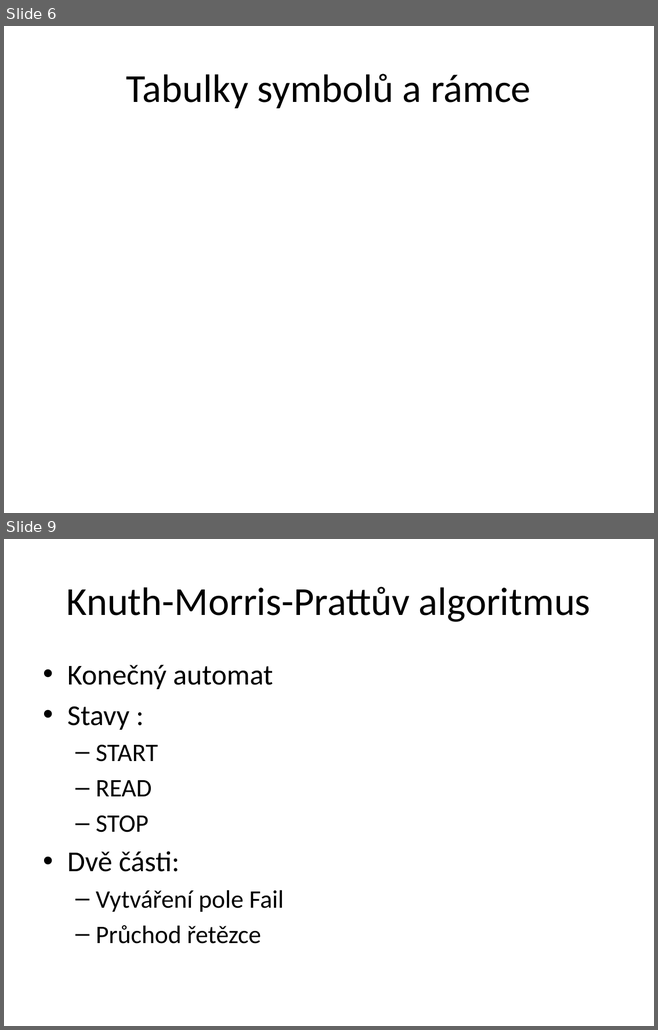
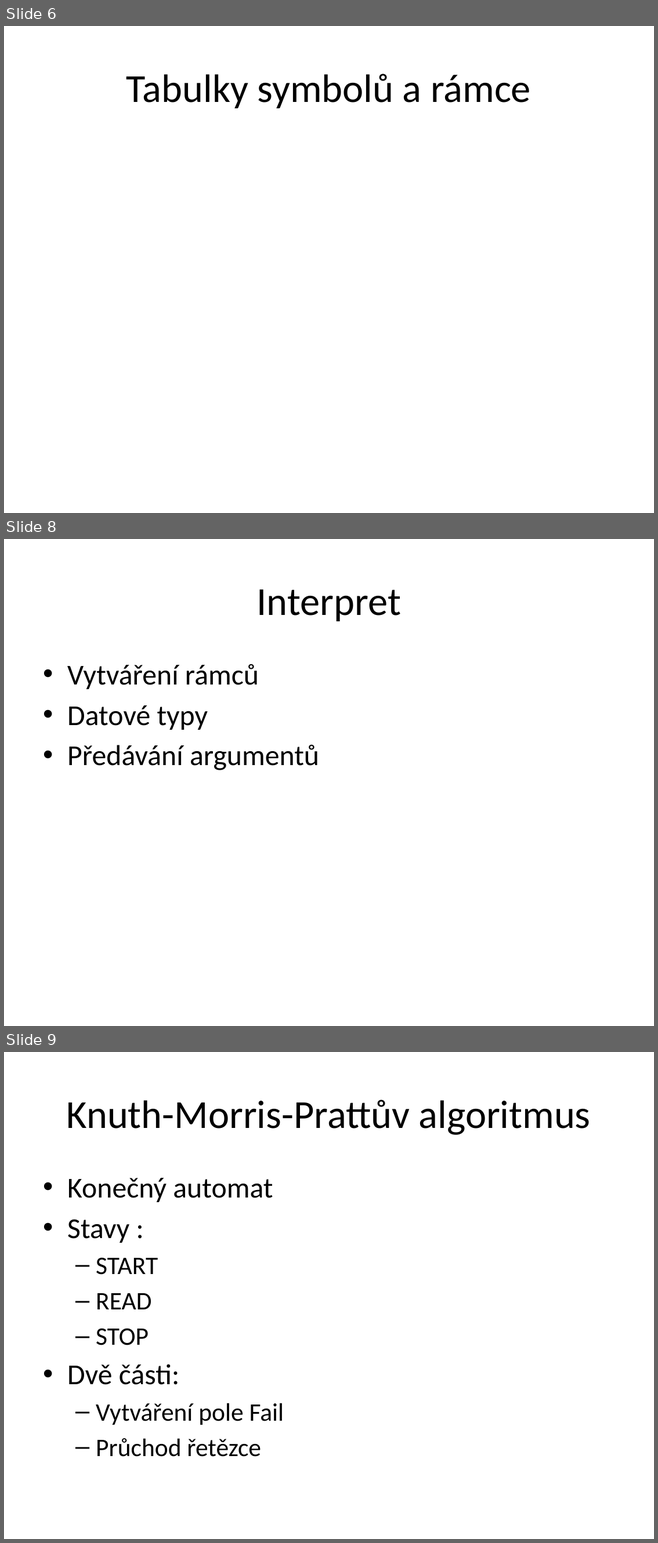
Before and after one commit to vojtond/Bugfree-ninja, a slide deck: sere hubou prdelí.pptx. Shown one above the other, each under a label of ours: slides 6 and 9 before the commit, slides 6, 8 and 9 after it; the slides between them are not shown. The pictures are 658x1030 and 658x1543 pixels, drawn with LibreOffice and Linux fonts; fonts in the diff are those of the drawing. Boxes give left, top, right and bottom in pixels: in the first picture for what was removed or moved away, otherwise in the second. Text is boxed around its words. In the diff, an @@ line names an element or a change of style, - is before the commit and + after.

```diff
--- a/sere hubou prdelí.pptx
+++ b/sere hubou prdelí.pptx
@@ slide 8 added at (4,539,654,1026), background #FFFFFF @@
@@ title added at (257,589,401,621), 44 pt, text #000000 @@
+Interpret
@@ text added at (67,664,319,770), 32 pt, text #000000 @@
+• Vytváření rámců
+• Datové typy
+• Předávání argumentů
```
Also in this commit, not shown: 1 slide changed, 1 slide removed, 1 other file.
